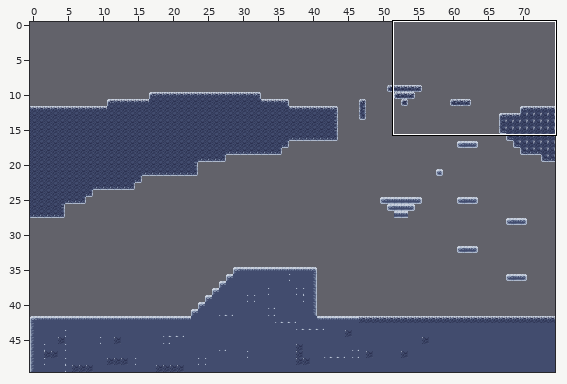
A Tiled map gets an edit: game/level/level4.tmx. The first picture is a wide view before the edit; the outline marks the close-up.
Close-up. The starting point:
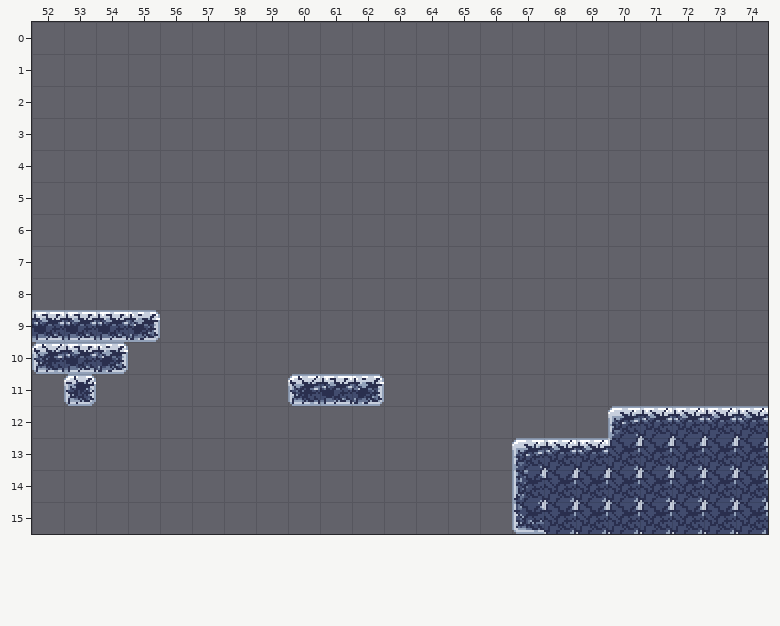
Cells are 16x16 px. Shown: x 52..74, y 0..15. The commit also changed other parts of the map, which this record leaves out.
After the commit:
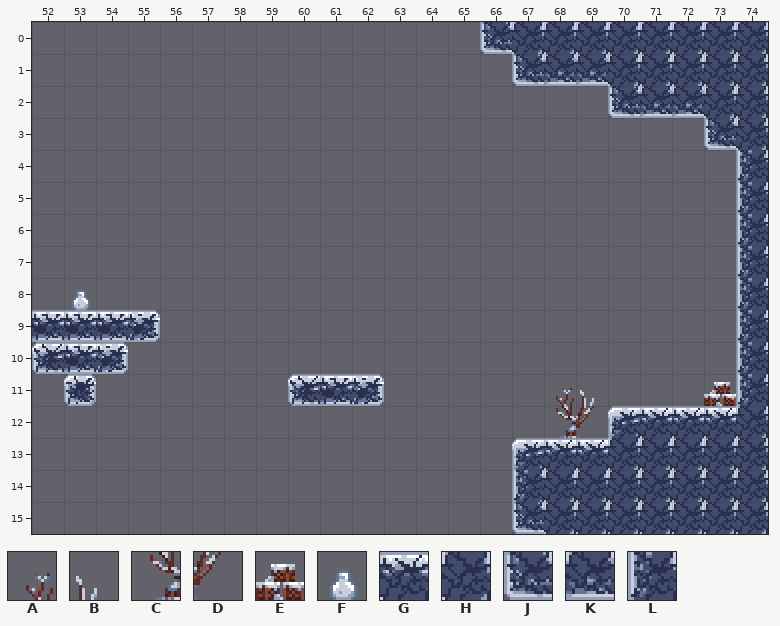
Key: from "snow": A 44, B 45, C 60, D 61, E 62, F 79, G 117, H 133, J 148, K 149, L 196.
_ is an empty cell.
Tiles of an added or newly shown layer are drawn over the layers below it.
The exact change:
{"where": "layer \"Solid\""}
{"y":0,"x":66,"old":"_________","new":"JHHHHHHHH"}
{"y":1,"x":67,"old":"________","new":"JKKHHHHH"}
{"y":2,"x":70,"old":"_____","new":"JKKHH"}
{"y":3,"x":73,"old":"__","new":"JH"}
{"y":4,"x":74,"old":"_","new":"L"}
{"y":5,"x":74,"old":"_","new":"L"}
{"y":6,"x":74,"old":"_","new":"L"}
{"y":7,"x":74,"old":"_","new":"L"}
{"y":8,"x":74,"old":"_","new":"L"}
{"y":9,"x":74,"old":"_","new":"L"}
{"y":10,"x":74,"old":"_","new":"L"}
{"y":11,"x":74,"old":"_","new":"L"}
{"y":12,"x":74,"old":"G","new":"H"}
{"where": "layer \"Decoration\" (added)"}
{"y":8,"x":53,"old":"_","new":"F"}
{"y":11,"x":68,"old":"__","new":"AB"}
{"y":11,"x":73,"old":"_","new":"E"}
{"y":12,"x":68,"old":"__","new":"CD"}
{"label":"changed","picture_box":[480,22,768,438]}
{"label":"added","picture_box":[72,290,90,310]}
